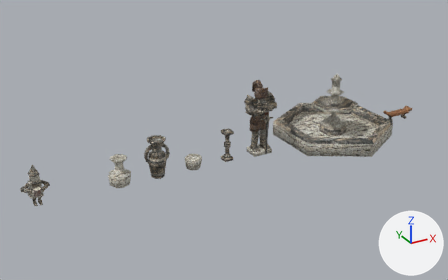
The FBX model Docs/FBX/CoisasDeJardim.fbx as it was, and as the next commit left it.
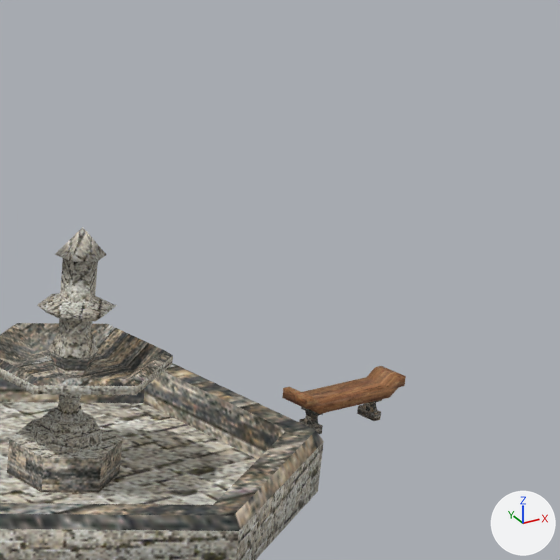
There are two pictures of each version: one whole from a 50 mm lens placed at (-2.3, -13.1, 7.14), pointed at (5.01, 0.19, 0.49), one close up on the part from 71% to 100% of the width and 7% to 54% of the height. Arrows for +X, +Y and +Z are at lower right; the lights stay in place. The last two pictures show the newer version. Vertices at exactly the same position are counted once.

The first close-up shows 'Banco', 'Fonte'.
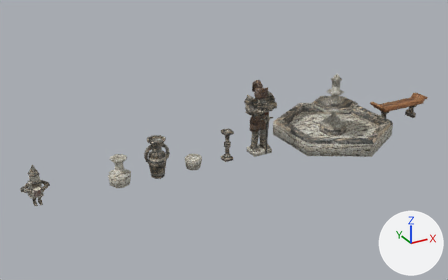
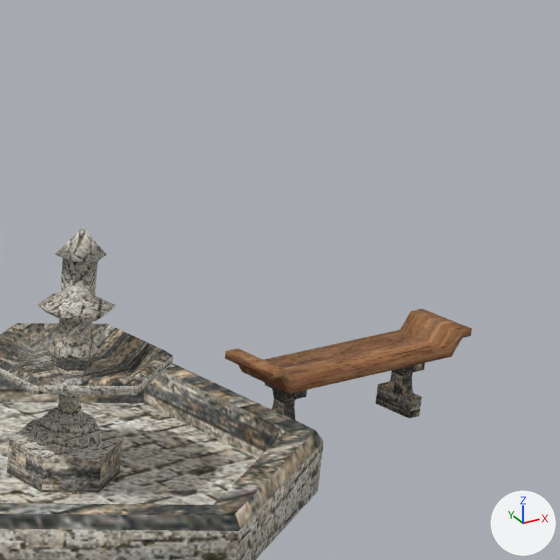
Where the change shows, as pixel boxes (x1, y1, x2, y2) in the close-ups (560 x 560 px; the box of a moved part takes in the faces that stretch with it):
'Banco', reshaped
    before: (282, 366, 406, 434)
    after: (225, 309, 472, 424)
part 1 of me_cube_011, moved or reshaped
    before: (299, 407, 323, 434)
    after: (265, 383, 307, 424)
part 2 of me_cube_011, moved or reshaped
    before: (357, 400, 382, 421)
    after: (376, 363, 425, 418)
part 3 of me_cube_011, moved or reshaped
    before: (282, 366, 406, 414)
    after: (225, 309, 472, 394)

The change, as a diff of the scene's bpy script:
```diff
--- a/Docs/FBX/CoisasDeJardim.fbx.py
+++ b/Docs/FBX/CoisasDeJardim.fbx.py
@@ me_cube_011 @@
 # used by ob_banco; location = (11.0, 0.0, 0.0)
-me_cube_011.from_pydata(...)  # 88 vertices, 82 faces; spans x -0.46..0.473, y -0.12..0.125, z 0.0..0.318
+me_cube_011.from_pydata(...)  # 88 vertices, 82 faces; spans x -0.922..0.944, y -0.241..0.25, z 0.002..0.639
+# me_cube_011 part 1: the loose piece of 32 vertices spanning x -0.311..-0.249, y -0.085..0.085, z 0.0..0.189 is scaled about its middle by (1.6, 2, 2.43), then moved by (-0.281, -0.001, 0.137)
+# me_cube_011 part 2: the loose piece of 32 vertices spanning x 0.249..0.311, y -0.085..0.085, z 0.0..0.189 is scaled about its middle by (1.6, 2, 2.43), then moved by (0.278, -0.001, 0.137)
+# me_cube_011 part 3: 24 of 88 vertices moved; they spanned x -0.46..0.473, y -0.12..0.125, z 0.178..0.318 and now span x -0.922..0.944, y -0.241..0.25, z 0.452..0.639; mean shift (0.005, 0.002, 0.308); largest move (0.473, 0.125, 0.243) -> (0.944, 0.25, 0.582)
 me_cube_011.materials.append(mat_material)
```
